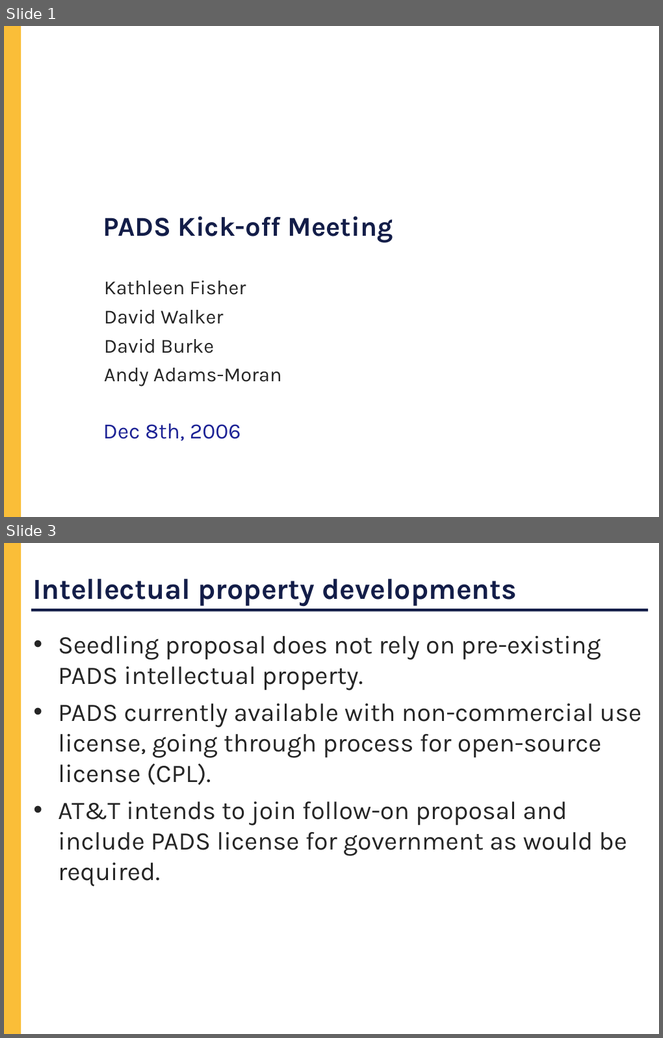
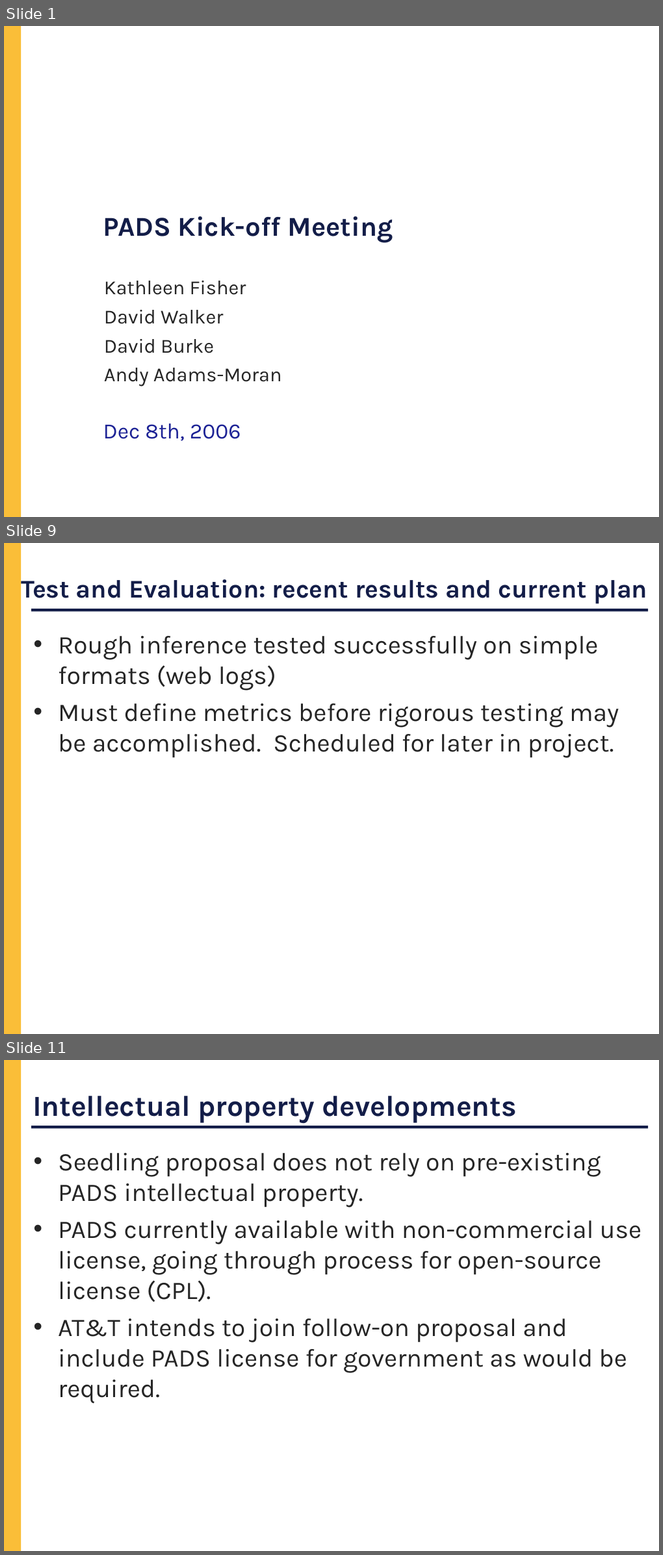
Before and after one commit to cornell-pl/forest, a slide deck: pads/Notes/DARPA/Kickoff.ppt. Shown one above the other, each under a label of ours: slides 1 and 3 before the commit, slides 1, 9 and 11 after it; the slides between them are not shown. The pictures are 663x1038 and 663x1555 pixels, drawn with LibreOffice and Linux fonts; fonts in the diff are those of the drawing; background and template pictures are left out. Boxes give left, top, right and bottom in pixels: in the first picture for what was removed or moved away, otherwise in the second. Text is boxed around its words. In the diff, an @@ line names an element or a change of style, - is before the commit and + after.

```diff
--- a/pads/Notes/DARPA/Kickoff.ppt
+++ b/pads/Notes/DARPA/Kickoff.ppt
@@ slide 9 added at (x1=4, y1=543, x2=659, y2=1034), background #FFFFFF; not listed: 2 template elements that a slide beside it also shows @@
@@ title added at (x1=22, y1=579, x2=648, y2=604), 28 pt, text #131D48, bold @@
+Test and Evaluation: recent results and current plan
@@ text added at (x1=58, y1=636, x2=619, y2=758), 28 pt, text #252525 @@
+• Rough inference tested successfully on simple formats (web logs)
+• Must define metrics before rigorous testing may be accomplished. Scheduled for later in project.
@@ what was slide 3 is now slide 11 @@
```
Also in this commit, not shown: 9 other slides added, 1 slide removed.
